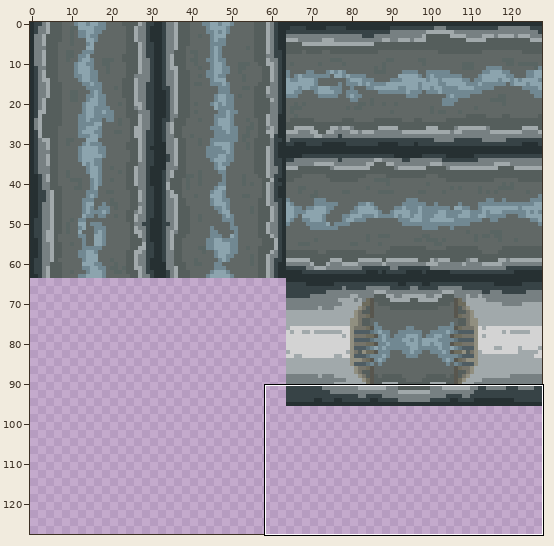
Edited in one commit: sprite sheet (Design Studio Game/assets/tiles/pipes_x1.png). Above: a wide view before the commit, with the close-up outlined.
Close-up. Old version:
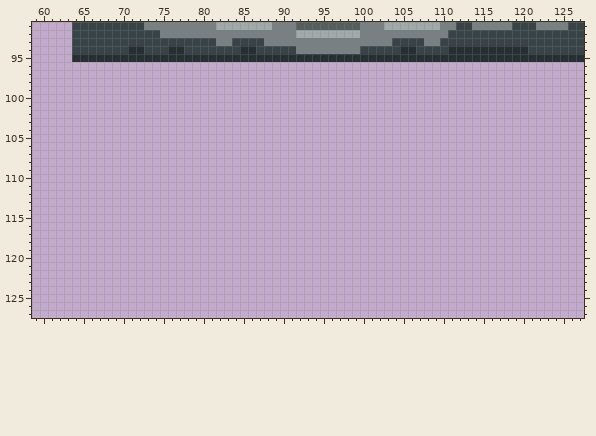
The file is 128x128 pixels. Shown: x 59..127, y 91..127.
And afterwards:
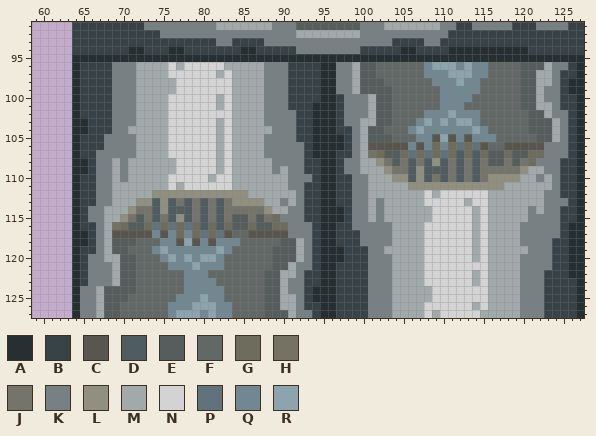
Palette (. is transparent): A #263032  B #374346  C #58564e  D #4f5d63  E #555e5c  F #616866  G #6e6c5d  H #747263  J #75746a  K #778082  L #918f80  M #a1a9ab  N #d3d3d3  P #60737b  Q #718892  R #8ca4ae
From old to new:
y 96: x 64..127 ................................................................ -> ABBBBKKKMMMMNMNNNNNMMMMMKKKBBBBAAKKMEEFFFFFFQRRRQRQQFFFFEEEMKKBA
y 97: x 64..127 ................................................................ -> ABBBBKKKMMMMNNNNNNMNMMMMKKKBBBBAAKKMEEFFFFFFQQQRRRQQFFFFEEMMKBBA
y 98: x 64..127 ................................................................ -> ABBBBKKKMMMMMNNNNNNNMMMMKKKBBBBAAKKMEEEFFFFFFQQQRQQFFFFFEEMMKBAA
y 99: x 64..127 ................................................................ -> ABBBBKKKMMMMMNNNNNNNMMMMKKKBBBBAAKKMEEEEFFFFFFQQQQQFFFFFEEMKKBAA
y 100: x 64..127 ................................................................ -> ABBBBKKKMMMMNNNNNNMNMMMMKKKBBBBAABKKKMEEFFFFFFQQQQFFFFFFEEMKKBBA
y 101: x 64..127 ................................................................ -> ABBBBKKKMMMMNNNNNNMNMMMMKKKBBBAAABKKKMEEFFFFFFQQQFFFFFFFEEMMKBBA
y 102: x 64..127 ................................................................ -> ABBBBKKKMMMMNNNNNNNNMMMMKKKKBBAAABKKKMEEFFFFQQQRQQQFFFFFFEEMKKBA
y 103: x 64..127 ................................................................ -> AABBBKKKMMMMNNNNNNMNMMMMKKKKBBAAABKKMMEEFFFQRQRQRRQFFFFFFEEEMKBA
y 104: x 64..127 ................................................................ -> AABBBKKMMMMMNNNNNNMNMMMMMKKKBBAAABBKMEEFFFQRQQQQQQRQFFFFFEEEMKBA
y 105: x 64..127 ................................................................ -> ABBBKKKKMMMMNNNNNNMNMMMMKKKKBBAAAABKMEEEFFFQQCRCQCQQQFFFFFEEMKBA
y 106: x 64..127 ................................................................ -> ABBBKKKKMMMMNNNNNNMNMMMMKKKKKBAAAABKMCCCCCQCQGQGPGPCFFCCCCCKKKBA
y 107: x 64..127 ................................................................ -> ABBKKKKKMMMMNNNNNNMNMMMMKKKKKBAAABBKMHGEEGPGPGPGDGDGEEGEEGGKKKBA
y 108: x 64..127 ................................................................ -> AABKKMKMMMMMMNNNNNMNMMMMMKKKKBBAABKKMMLJEJDJDLDJDJDJEEJEJGKKKBBA
y 109: x 64..127 ................................................................ -> AABKKMKMMMMMMNNNNNMNMMMMMKMKKBBAABKKMMMLJJDLDEDJDJDJJJJJLMMKKBBA
y 110: x 64..127 ................................................................ -> ABBKKMKMMMMMNNNNNMNNMMMMMMMKKKBAABBKKMMMLLDLDJDJDJDJLLLLMMKMKBBA
y 111: x 64..127 ................................................................ -> ABBKKMMMMMMMNMNNNNNNMMMMMMMKKBBAABBKKMMMMMLLLLLLLLLLLLMMMMMMKBBA
y 112: x 64..127 ................................................................ -> ABBKKMMMMMLLLLLLLLLLLLMMMMMMKBBAABBKKMMMMMMMNMNNNNNNMMMMMMMKKBBA
y 113: x 64..127 ................................................................ -> ABBKKMMMLLDLDJDJDJDJLLLLMMKMKBBAABBKKMKMMMMMNNNNNMNNMMMMMMMKKKBA
y 114: x 64..127 ................................................................ -> ABKKMMMLJJDLDEDJDJDJJJJJLMMKKBBAAABKKMKMMMMMMNNNNNMNMMMMMKMKKBBA
y 115: x 64..127 ................................................................ -> ABKKMMLJEJDJDLDJDJDJEEJEJGKKKBBAAABKKMKMMMMMMNNNNNMNMMMMMKKKKBBA
y 116: x 64..127 ................................................................ -> ABBKMHGEEGPGPGPGDGDGEEGEEGGKKKBAABBKKKKKMMMMNNNNNNMNMMMMKKKKKBAA
y 117: x 64..127 ................................................................ -> AABKMCCCCCQCQGQGPGPCFFCCCCCKKKBAABBBKKKKMMMMNNNNNNMNMMMMKKKKKBAA
y 118: x 64..127 ................................................................ -> AABKMEEEFFFQQCRCQCQQQFFFFFEEMKBAABBBKKKKMMMMNNNNNNMNMMMMKKKKBBAA
y 119: x 64..127 ................................................................ -> ABBKMEEFFFQRQQQQQQRQFFFFFEEEMKBAAABBBKKMMMMMNNNNNNMNMMMMMKKKBBAA
y 120: x 64..127 ................................................................ -> ABKKMMEEFFFQRQRQRRQFFFFFFEEEMKBAAABBBKKKMMMMNNNNNNMNMMMMKKKKBBAA
y 121: x 64..127 ................................................................ -> ABKKKMEEFFFFQQQRQQQFFFFFFEEMKKBAABBBBKKKMMMMNNNNNNNNMMMMKKKKBBAA
y 122: x 64..127 ................................................................ -> ABKKKMEEFFFFFFQQQFFFFFFFEEMMKBBAABBBBKKKMMMMNNNNNNMNMMMMKKKBBBAA
y 123: x 64..127 ................................................................ -> ABKKKMEEFFFFFFQQQQFFFFFFEEMKKBBAABBBBKKKMMMMNNNNNNMNMMMMKKKBBBBA
y 124: x 64..127 ................................................................ -> AKKMEEEEFFFFFFQQQQQFFFFFEEMKKBAAABBBBKKKMMMMMNNNNNNNMMMMKKKBBBBA
y 125: x 64..127 ................................................................ -> AKKMEEEFFFFFFQQQRQQFFFFFEEMMKBAAABBBBKKKMMMMMNNNNNNNMMMMKKKBBBBA
y 126: x 64..127 ................................................................ -> AKKMEEFFFFFFQQQRRRQQFFFFEEMMKBBAABBBBKKKMMMMNNNNNNMNMMMMKKKBBBBA
y 127: x 64..127 ................................................................ -> AKKMEEFFFFFFQRRRQRQQFFFFEEEMKKBAABBBBKKKMMMMNMNNNNNMMMMMKKKBBBBA
Boxes around the changes in both close-ups, in picture pixels (x1, y1, x2, y2):
added: (72, 62, 584, 318)
